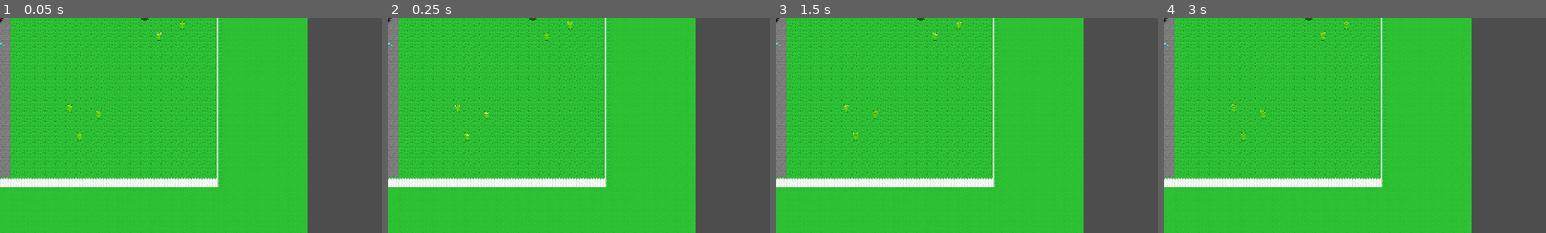
Above: before the commit, frames 1-4 (left to right).
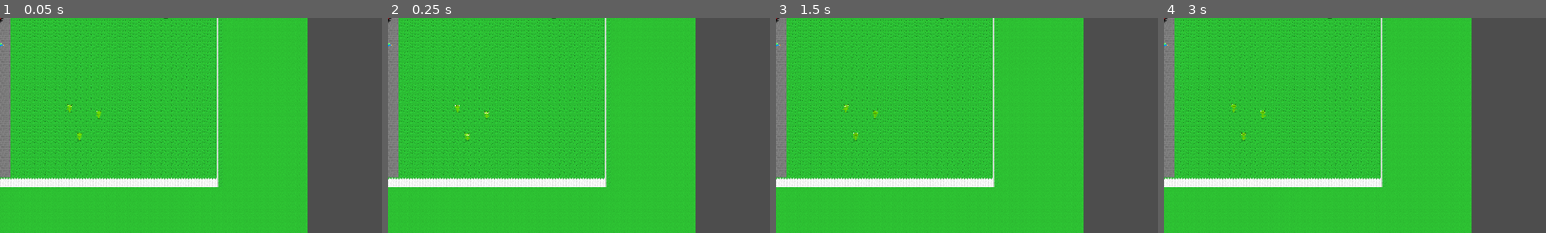
Above: after the commit, the same moments.

Repository: Birb-Games/the-legend-of-the-lawns
Game: Godot game, scene res://scenes/lawns/basic_lawn.tscn
Same seed, same stepped clock (60 frames per second), same inputs: the game is played once before the commit and once after it. This scene is started directly instead of the project's main scene.
Inputs (mouse positions are % of the whole screen's width and height, from its top left):
- Up to frame 1 (0.05 s): no input
- Up to frame 2 (0.25 s): no input
- Up to frame 3 (1.5 s): tap Enter at 0.5 s; move the mouse to (72, 45) at 0.52 s; press the mouse at (72, 45) at 0.53 s; hold D (move_right) 0.53-1.28 s; move the mouse to (30, 55) at 1.27 s; release the mouse at (30, 55) at 1.28 s; hold S (move_down) from 1.28 s (still down); tap Space (interact) at 1.35 s
- Up to frame 4 (3 s): click (30, 55) at 1.55 s; move the mouse to (60, 28) at 2.02 s; release S (move_down) at 2.03 s; press the mouse at (60, 28) at 2.03 s; hold D (move_right) 2.03-2.78 s; move the mouse to (45, 70) at 2.77 s; release the mouse at (45, 70) at 2.78 s; hold W (move_up) from 2.78 s (still down); click (45, 70) at 2.85 s
The pictures show only the part of the screen within x 0-50%, y 0-50%; the shares and areas given below are measured in that part.

The runs differ from the first frame. In frame 1, 0.1% of the frame differs, in the area x 36-49%, y 0-11%; in frame 2, 0.1%; in frame 3, 0.1%; in frame 4, 0.1%.
Error in both runs: Invalid access to property or key 'health' on a base object of type 'null instance'. (res://scripts/lawnmower.gd:73)

Commit message:
enemies now shoot bullets - might need some balancing

Diff:
--- a/scenes/enemies/mushroom.tscn
+++ b/scenes/enemies/mushroom.tscn
@@ -1,8 +1,9 @@
-[gd_scene load_steps=20 format=3 uid="uid://bfrhyuagid5eh"]
+[gd_scene load_steps=21 format=3 uid="uid://bfrhyuagid5eh"]
 
 [ext_resource type="Script" uid="uid://dvwu3xh8hrman" path="res://scripts/enemies/mushroom.gd" id="1_1calh"]
 [ext_resource type="Texture2D" uid="uid://d3su425r62amf" path="res://assets/textures/enemies/weed3.png" id="1_2wybx"]
 [ext_resource type="Texture2D" uid="uid://c1mwbw0kon1tr" path="res://assets/textures/shadow.png" id="1_uk2no"]
+[ext_resource type="PackedScene" uid="uid://dle1nhc76n43p" path="res://scenes/enemies/sporebullet.tscn" id="2_14jr1"]
 [ext_resource type="PackedScene" uid="uid://b0wa7n410abxn" path="res://scenes/enemies/contactdamagezone.tscn" id="4_ubc2v"]
 
 [sub_resource type="RectangleShape2D" id="RectangleShape2D_62b6c"]
@@ -133,6 +134,7 @@
 [node name="Mushroom" type="Area2D"]
 scale = Vector2(0.65, 0.65)
 script = ExtResource("1_1calh")
+bullet_scene = ExtResource("2_14jr1")
 
 [node name="CollisionShape2D" type="CollisionShape2D" parent="."]
 position = Vector2(0, -10.6667)
@@ -152,3 +154,6 @@
 [node name="ContactDamageZone" parent="." instance=ExtResource("4_ubc2v")]
 position = Vector2(0, -10.7692)
 scale = Vector2(1.2, 1.2)
+
+[node name="BulletSpawnPoint" type="Node2D" parent="."]
+position = Vector2(0, -10.7692)
--- /dev/null
+++ b/scenes/enemies/seedbullet.tscn
@@ -0,0 +1,45 @@
+[gd_scene load_steps=5 format=3 uid="uid://7u1in8lvdbqm"]
+
+[ext_resource type="Texture2D" uid="uid://cyymf7kxwtdja" path="res://assets/textures/enemies/seedbullet.png" id="1_6dyvj"]
+[ext_resource type="Script" uid="uid://i5lfu8ycxao0" path="res://scripts/enemies/bullet.gd" id="1_hofq5"]
+
+[sub_resource type="CircleShape2D" id="CircleShape2D_hofq5"]
+radius = 2.23607
+
+[sub_resource type="ParticleProcessMaterial" id="ParticleProcessMaterial_hofq5"]
+particle_flag_disable_z = true
+angle_min = 1.07288e-05
+angle_max = 360.0
+angular_velocity_min = -20.0
+angular_velocity_max = 20.0
+radial_velocity_min = 30.0
+radial_velocity_max = 40.0
+gravity = Vector3(0, 0, 0)
+scale_min = 0.25
+scale_max = 0.25
+anim_speed_min = 0.5
+anim_speed_max = 0.5
+
+[node name="Seedbullet" type="Area2D"]
+script = ExtResource("1_hofq5")
+speed = 48.0
+rotation_speed = 600.0
+lifetime = 5.0
+
+[node name="Sprite2D" type="Sprite2D" parent="."]
+scale = Vector2(0.5, 0.5)
+texture = ExtResource("1_6dyvj")
+
+[node name="CollisionShape2D" type="CollisionShape2D" parent="."]
+shape = SubResource("CircleShape2D_hofq5")
+
+[node name="GPUParticles2D" type="GPUParticles2D" parent="."]
+emitting = false
+amount = 48
+texture = ExtResource("1_6dyvj")
+one_shot = true
+explosiveness = 1.0
+process_material = SubResource("ParticleProcessMaterial_hofq5")
+
+[connection signal="area_entered" from="." to="." method="_on_area_entered"]
+[connection signal="body_entered" from="." to="." method="_on_body_entered"]
--- /dev/null
+++ b/scenes/enemies/sporebullet.tscn
@@ -0,0 +1,38 @@
+[gd_scene load_steps=5 format=3 uid="uid://dle1nhc76n43p"]
+
+[ext_resource type="PackedScene" uid="uid://7u1in8lvdbqm" path="res://scenes/enemies/seedbullet.tscn" id="1_0q5ia"]
+[ext_resource type="Texture2D" uid="uid://d10tw1xn60n48" path="res://assets/textures/enemies/sporebullet.png" id="2_gaxo7"]
+
+[sub_resource type="CircleShape2D" id="CircleShape2D_0q5ia"]
+radius = 3.16228
+
+[sub_resource type="ParticleProcessMaterial" id="ParticleProcessMaterial_0q5ia"]
+particle_flag_disable_z = true
+angle_min = 1.07288e-05
+angle_max = 360.0
+angular_velocity_min = -20.0
+angular_velocity_max = 20.0
+radial_velocity_min = 30.0
+radial_velocity_max = 40.0
+gravity = Vector3(0, 0, 0)
+scale_min = 0.13
+scale_max = 0.13
+anim_speed_min = 0.5
+anim_speed_max = 0.5
+
+[node name="Sporebullet" instance=ExtResource("1_0q5ia")]
+speed = 120.0
+rotation_speed = 360.0
+damage_amt = 5
+lifetime = 3.0
+
+[node name="Sprite2D" parent="." index="0"]
+scale = Vector2(0.5, 0.5)
+texture = ExtResource("2_gaxo7")
+
+[node name="CollisionShape2D" parent="." index="1"]
+shape = SubResource("CircleShape2D_0q5ia")
+
+[node name="GPUParticles2D" parent="." index="2"]
+texture = ExtResource("2_gaxo7")
+process_material = SubResource("ParticleProcessMaterial_0q5ia")
--- /dev/null
+++ b/scenes/enemies/thornbullet.tscn
@@ -0,0 +1,34 @@
+[gd_scene load_steps=6 format=3 uid="uid://dtfabyqtkdwdj"]
+
+[ext_resource type="PackedScene" uid="uid://7u1in8lvdbqm" path="res://scenes/enemies/seedbullet.tscn" id="1_3qx4r"]
+[ext_resource type="Texture2D" uid="uid://duskpr1rha5hw" path="res://assets/textures/enemies/thornbullet.png" id="2_xakhk"]
+[ext_resource type="Texture2D" uid="uid://cekmcpfq5k843" path="res://assets/textures/enemies/thornbullet_rotated.png" id="3_xakhk"]
+
+[sub_resource type="RectangleShape2D" id="RectangleShape2D_3qx4r"]
+size = Vector2(4, 4)
+
+[sub_resource type="ParticleProcessMaterial" id="ParticleProcessMaterial_3qx4r"]
+particle_flag_align_y = true
+particle_flag_disable_z = true
+radial_velocity_min = 45.0
+radial_velocity_max = 50.0
+gravity = Vector3(0, 0, 0)
+scale_min = 0.25
+scale_max = 0.25
+anim_speed_min = 0.5
+anim_speed_max = 0.5
+
+[node name="Thornbullet" instance=ExtResource("1_3qx4r")]
+speed = 110.0
+damage_amt = 2
+directional = true
+
+[node name="Sprite2D" parent="." index="0"]
+texture = ExtResource("2_xakhk")
+
+[node name="CollisionShape2D" parent="." index="1"]
+shape = SubResource("RectangleShape2D_3qx4r")
+
+[node name="GPUParticles2D" parent="." index="2"]
+texture = ExtResource("3_xakhk")
+process_material = SubResource("ParticleProcessMaterial_3qx4r")
--- a/scenes/enemies/thornweed.tscn
+++ b/scenes/enemies/thornweed.tscn
@@ -1,8 +1,9 @@
-[gd_scene load_steps=13 format=3 uid="uid://fqhlxrgabgqv"]
+[gd_scene load_steps=14 format=3 uid="uid://fqhlxrgabgqv"]
 
 [ext_resource type="Texture2D" uid="uid://t6y1l4osuoqg" path="res://assets/textures/enemies/weed2.png" id="1_a8atb"]
 [ext_resource type="Script" uid="uid://b32y243vvarwd" path="res://scripts/enemies/thornweed.gd" id="1_sx5o7"]
 [ext_resource type="Texture2D" uid="uid://c1mwbw0kon1tr" path="res://assets/textures/shadow.png" id="1_w4wb1"]
+[ext_resource type="PackedScene" uid="uid://dtfabyqtkdwdj" path="res://scenes/enemies/thornbullet.tscn" id="2_f2frt"]
 [ext_resource type="PackedScene" uid="uid://b0wa7n410abxn" path="res://scenes/enemies/contactdamagezone.tscn" id="4_yhrat"]
 
 [sub_resource type="RectangleShape2D" id="RectangleShape2D_hlolw"]
@@ -70,6 +71,7 @@
 [node name="ThornWeed" type="Area2D"]
 scale = Vector2(0.75, 0.75)
 script = ExtResource("1_sx5o7")
+bullet_scene = ExtResource("2_f2frt")
 
 [node name="CollisionShape2D" type="CollisionShape2D" parent="."]
 position = Vector2(0, -8)
@@ -90,3 +92,6 @@
 scale = Vector2(1.4, 1.4)
 damage_amt = 4
 attack_cooldown = 1.0
+
+[node name="BulletSpawnPoint" type="Node2D" parent="."]
+position = Vector2(0, -8)
--- a/scenes/enemies/weed.tscn
+++ b/scenes/enemies/weed.tscn
@@ -1,8 +1,9 @@
-[gd_scene load_steps=11 format=3 uid="uid://bhnk8apyedtit"]
+[gd_scene load_steps=12 format=3 uid="uid://bhnk8apyedtit"]
 
 [ext_resource type="Script" uid="uid://p2qq0tajr612" path="res://scripts/enemies/weed.gd" id="1_d5vux"]
 [ext_resource type="Texture2D" uid="uid://c1mwbw0kon1tr" path="res://assets/textures/shadow.png" id="1_f2hbu"]
 [ext_resource type="Texture2D" uid="uid://cf1sp2ca8nk66" path="res://assets/textures/enemies/weed1.png" id="1_m1ou3"]
+[ext_resource type="PackedScene" uid="uid://7u1in8lvdbqm" path="res://scenes/enemies/seedbullet.tscn" id="2_gohqb"]
 [ext_resource type="PackedScene" uid="uid://b0wa7n410abxn" path="res://scenes/enemies/contactdamagezone.tscn" id="4_pfolx"]
 
 [sub_resource type="RectangleShape2D" id="RectangleShape2D_37qs1"]
@@ -47,6 +48,7 @@
 [node name="Weed" type="Area2D"]
 scale = Vector2(0.65, 0.65)
 script = ExtResource("1_d5vux")
+bullet_scene = ExtResource("2_gohqb")
 
 [node name="CollisionShape2D" type="CollisionShape2D" parent="."]
 position = Vector2(0, -10.1667)
@@ -66,3 +68,6 @@
 position = Vector2(0, -9.23077)
 scale = Vector2(1.1, 1.1)
 damage_amt = 2
+
+[node name="BulletSpawnPoint" type="Node2D" parent="."]
+position = Vector2(0, -13.8462)
--- a/scenes/hud.tscn
+++ b/scenes/hud.tscn
@@ -222,6 +222,13 @@
 text = "Day 1"
 horizontal_alignment = 2
 
+[node name="DamageFlash" type="ColorRect" parent="Control"]
+visible = false
+layout_mode = 0
+offset_right = 1152.0
+offset_bottom = 648.0
+color = Color(1, 0, 0, 0.501961)
+
 [node name="PauseMenu" type="ColorRect" parent="Control"]
 visible = false
 layout_mode = 0
@@ -276,13 +283,6 @@
 [node name="Failscreen" parent="Control" instance=ExtResource("7_5pdws")]
 visible = false
 layout_mode = 1
-
-[node name="DamageFlash" type="ColorRect" parent="Control"]
-visible = false
-layout_mode = 0
-offset_right = 1152.0
-offset_bottom = 648.0
-color = Color(1, 0, 0, 0.501961)
 
 [connection signal="pressed" from="Control/NeighborMenu/VBoxContainer/HBoxContainer/Leave" to="Control/NeighborMenu" method="_on_leave_pressed"]
 [connection signal="pressed" from="Control/NeighborMenu/VBoxContainer/HBoxContainer/Accept" to="Control/NeighborMenu" method="_on_accept_pressed"]
--- a/scenes/lawns/basic_lawn.tscn
+++ b/scenes/lawns/basic_lawn.tscn
@@ -29,11 +29,9 @@
 
 [node name="Enemyspawner4" parent="Spawners" index="3" instance=ExtResource("2_x1smj")]
 position = Vector2(250, 0)
-spawn_count = 5
 
 [node name="Enemyspawner5" parent="Spawners" index="4" instance=ExtResource("2_x1smj")]
 position = Vector2(-250, 0)
-spawn_count = 5
 
 [node name="Enemyspawner6" parent="Spawners" index="5" instance=ExtResource("2_x1smj")]
 position = Vector2(-125, -160)
--- a/scenes/player.tscn
+++ b/scenes/player.tscn
@@ -244,6 +244,9 @@
 scale_curve = SubResource("CurveTexture_smehm")
 color = Color(0.054902, 0.529412, 0.8, 1)
 
+[sub_resource type="RectangleShape2D" id="RectangleShape2D_fjrip"]
+size = Vector2(10, 23)
+
 [node name="Player" type="CharacterBody2D" node_paths=PackedStringArray("water_gun") groups=["player"]]
 script = ExtResource("1_g2els")
 water_gun = NodePath("WaterGun")
@@ -292,6 +295,12 @@
 collision_mask = 4
 collide_with_areas = true
 
+[node name="PlayerHitbox" type="Area2D" parent="." groups=["player_hitbox"]]
+
+[node name="CollisionShape2D" type="CollisionShape2D" parent="PlayerHitbox"]
+position = Vector2(0, -11.5)
+shape = SubResource("RectangleShape2D_fjrip")
+
 [connection signal="body_entered" from="InteractZone" to="." method="_on_interact_zone_body_entered"]
 [connection signal="body_entered" from="InteractZone" to="InteractZone" method="_on_body_entered"]
 [connection signal="body_exited" from="InteractZone" to="." method="_on_interact_zone_body_exited"]
--- /dev/null
+++ b/scripts/enemies/bullet.gd
@@ -0,0 +1,48 @@
+extends Area2D
+
+@export var speed: float = 0.0
+# Degrees per second
+@export var rotation_speed: float = 0.0
+@export var damage_amt: int = 1
+# in seconds
+@export var lifetime: float = 1.0
+# Whether the bullet points in the direction it is going or if it
+# just rotates as it moves
+@export var directional: bool = false
+var timer: float = 0.0
+
+# Should have magnitude 1.0
+var dir: Vector2 = Vector2.ZERO
+
+func _ready() -> void:
+	timer = lifetime
+
+func explode() -> void:
+	$Sprite2D.hide()
+	$GPUParticles2D.emitting = true
+
+func _process(delta: float) -> void:
+	timer -= delta
+	if timer < 0.0:
+		explode()
+		return
+
+	if $Sprite2D.visible:
+		position += dir * speed * delta
+		if !directional:
+			rotation += rotation_speed * PI / 180.0 * delta
+		else:
+			rotation = dir.angle()
+
+	# Sprite hidden and particles no longer emitting = dead
+	if !$Sprite2D.visible and !$GPUParticles2D.emitting:
+		queue_free()
+
+func _on_body_entered(body: Node2D) -> void:
+	if body.is_in_group("lawn_obstacle") and $Sprite2D.visible:
+		explode()
+
+func _on_area_entered(area: Area2D) -> void:
+	if area.is_in_group("player_hitbox") and $Sprite2D.visible:
+		explode()
+		$/root/Main/Player.damage(damage_amt)
--- a/scripts/enemies/mushroom.gd
+++ b/scripts/enemies/mushroom.gd
@@ -1,6 +1,12 @@
 extends Area2D
 
-@onready var player = $/root/Main/Player
+@onready var player: Player = $/root/Main/Player
+
+const BULLET_COOLDOWN: float = 3.5
+const MAX_SHOOT_DISTANCE: float = 128.0
+
+@export var bullet_scene: PackedScene
+var shoot_timer: float = 0.0
 
 func get_dir() -> String:
 	var diff = player.get_sprite_pos() - global_position
@@ -17,5 +23,17 @@
 		else:
 			return "down"
 
-func _process(_delta: float) -> void:
+func _process(delta: float) -> void:
 	$AnimatedSprite2D.animation = get_dir()
+
+	shoot_timer -= delta
+
+	var dist = (global_position - player.position).length()
+	if shoot_timer < 0.0 and dist < MAX_SHOOT_DISTANCE and player.health > 0:
+		var bullet = bullet_scene.instantiate()
+		var angle = (player.position - global_position).angle()
+		var dir = Vector2(cos(angle), sin(angle))
+		bullet.position = $BulletSpawnPoint.global_position
+		bullet.dir = dir
+		$/root/Main/Lawn.add_child(bullet)
+		shoot_timer = BULLET_COOLDOWN
--- a/scripts/enemies/thornweed.gd
+++ b/scripts/enemies/thornweed.gd
@@ -1,6 +1,12 @@
 extends Area2D
 
 @onready var player = $/root/Main/Player
+
+const BULLET_COOLDOWN: float = 2.5
+const MAX_SHOOT_DISTANCE: float = 96.0
+
+@export var bullet_scene: PackedScene
+var shoot_timer: float = 0.0
 
 func get_animation() -> String:
 	var diff = player.get_sprite_pos() - global_position
@@ -14,5 +20,19 @@
 	else:
 		return "default"
 
-func _process(_delta: float) -> void:
+func _process(delta: float) -> void:
 	$AnimatedSprite2D.animation = get_animation()
+
+	shoot_timer -= delta
+
+	var dist = (global_position - player.position).length()
+	if shoot_timer < 0.0 and dist < MAX_SHOOT_DISTANCE and player.health > 0:
+		# Shoot 3 bullets
+		for i in range(-1, 2):
+			var bullet = bullet_scene.instantiate()
+			var angle = (player.position - global_position).angle() + float(i) * PI / 15.0
+			var dir = Vector2(cos(angle), sin(angle))
+			bullet.position = $BulletSpawnPoint.global_position
+			bullet.dir = dir
+			$/root/Main/Lawn.add_child(bullet)
+		shoot_timer = BULLET_COOLDOWN
--- a/scripts/enemies/weed.gd
+++ b/scripts/enemies/weed.gd
@@ -1,3 +1,24 @@
 extends Area2D
 
-# TODO
+@onready var player: Player = $/root/Main/Player
+
+const BULLET_COOLDOWN: float = 4.5
+const MAX_SHOOT_DISTANCE: float = 96.0
+
+@export var bullet_scene: PackedScene
+var shoot_timer: float = 0.0
+
+func _process(delta: float) -> void:
+	shoot_timer -= delta
+
+	var dist = (global_position - player.position).length()
+	if shoot_timer < 0.0 and dist < MAX_SHOOT_DISTANCE and player.health > 0:
+		var bullet = bullet_scene.instantiate()
+		# Some inaccuracy
+		var rand_angle = randf() * PI / 3.0 - PI / 6.0
+		var angle = (player.position - global_position).angle() + rand_angle
+		var dir = Vector2(cos(angle), sin(angle))
+		bullet.position = $BulletSpawnPoint.global_position
+		bullet.dir = dir
+		$/root/Main/Lawn.add_child(bullet)
+		shoot_timer = BULLET_COOLDOWN
Binary file added: assets/textures/enemies/thornbullet_rotated.png
Not shown, added: assets/textures/enemies/thornbullet_rotated.png.import
Not shown: 1 places in scenes/player.tscn that only renumber resources
Not shown, added: scripts/enemies/bullet.gd.uid
